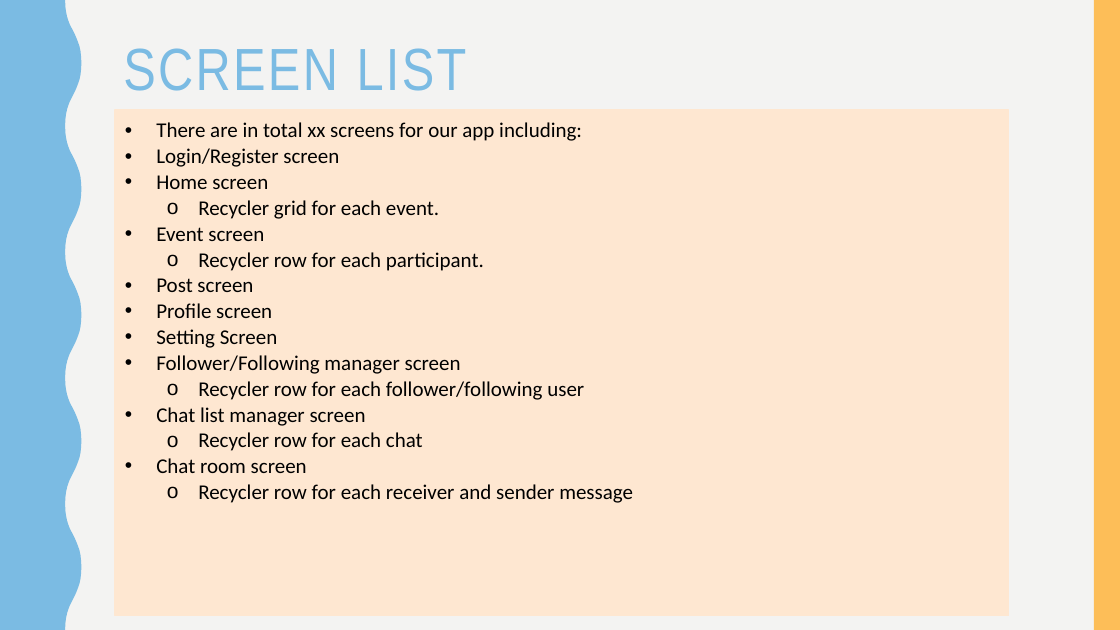
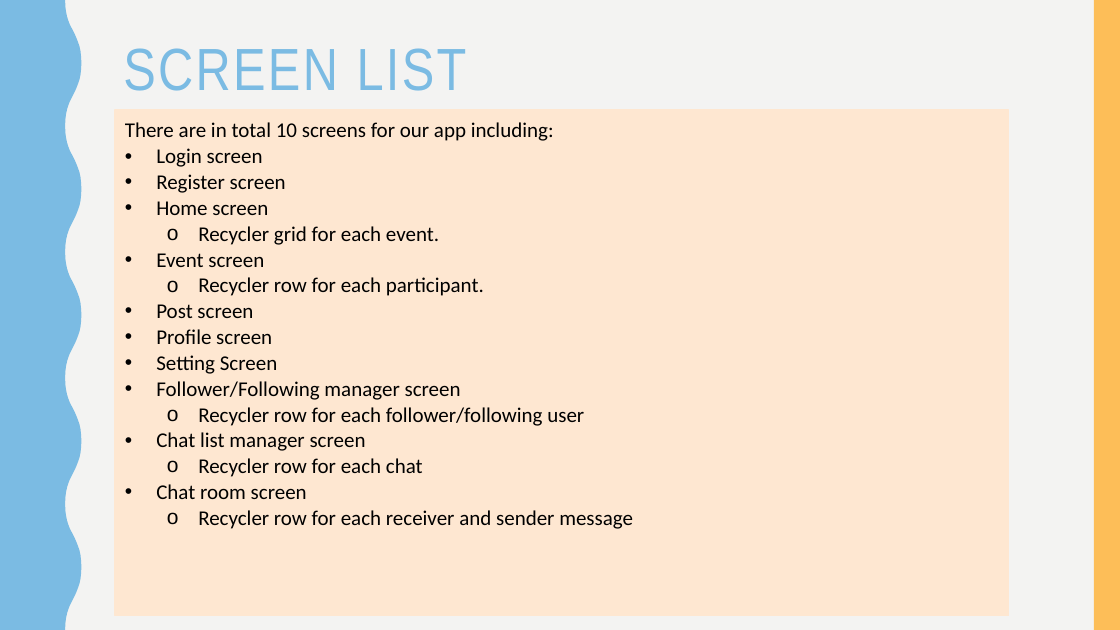
Before and after one commit to ahKumquat/Universe, a slide deck: slide 2 of UniVerse_Project Front End.pptx. Drawn at 1120x630 pixels with LibreOffice and Linux fonts; fonts in the diff are those of the drawing. Boxes give left, top, right and bottom in pixels: in the first picture for what was removed or moved away, otherwise in the second. Text is boxed around its words. In the diff, an @@ line names an element or a change of style, - is before the commit and + after.

Commit message:
Add screen count to PPT

```diff
--- a/UniVerse_Project Front End.pptx
+++ b/UniVerse_Project Front End.pptx
@@ text at <box>125,122,554,193</box>: text changed @@
-  • There are in total xx screens for our app including:
-  • Login/Register screen
+  There are in total 10 screens for our app including:
+  • Login screen
+  • Register screen
```
